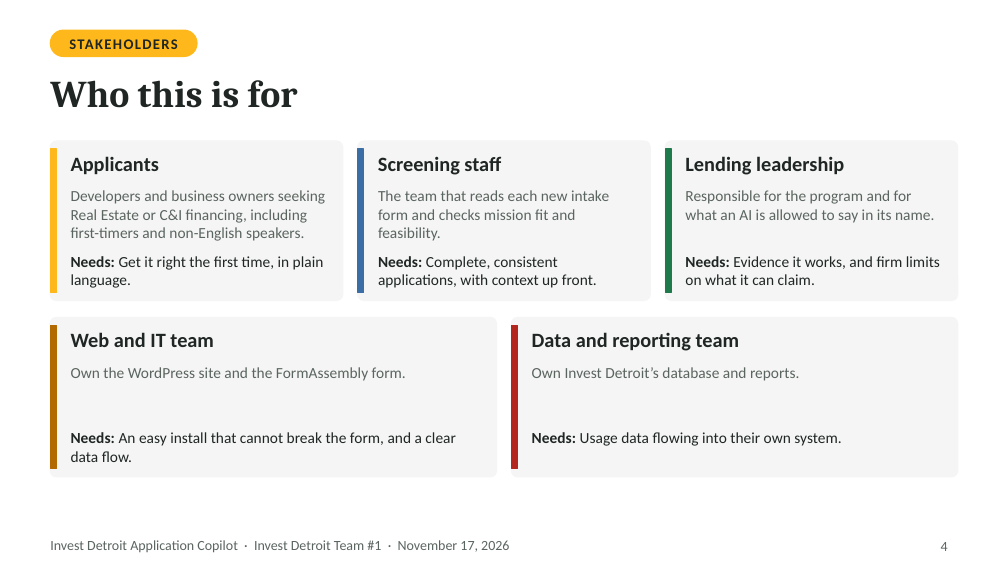
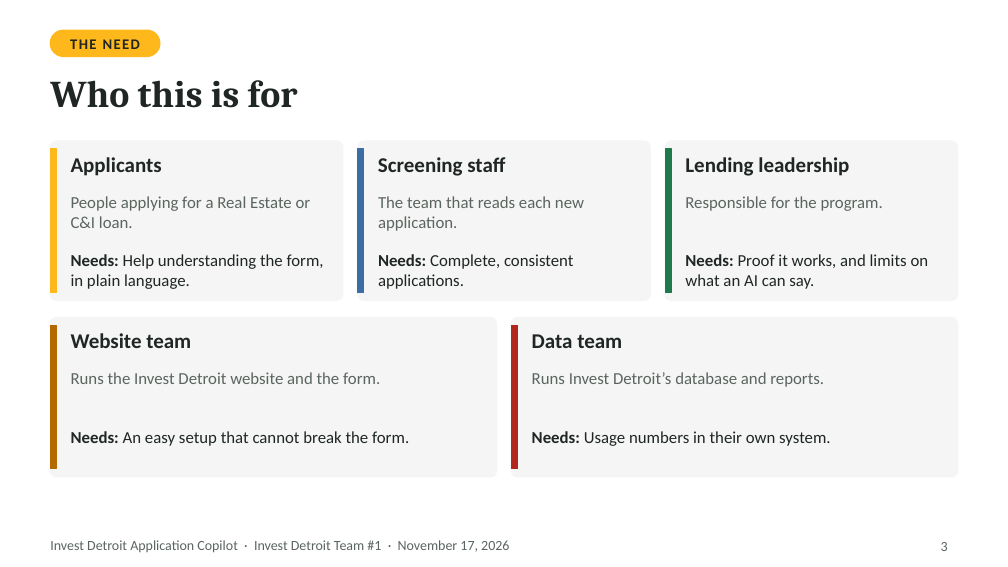
Before and after one commit to ojhnny/invest-detroit-application-copilot, a slide deck: slide 3 of docs/presentation/Invest-Detroit-Copilot-Final-Presentation.pptx (slide 4 before the commit). Drawn at 1008x567 pixels with LibreOffice and Linux fonts; fonts in the diff are those of the drawing. Boxes give left, top, right and bottom in pixels: in the first picture for what was removed or moved away, otherwise in the second. Text is boxed around its words. In the diff, an @@ line names an element or a change of style, - is before the commit and + after.

```diff
--- a/docs/presentation/Invest-Detroit-Copilot-Final-Presentation.pptx
+++ b/docs/presentation/Invest-Detroit-Copilot-Final-Presentation.pptx
@@ rounded rectangle: place and size @@
-rounded rectangle at (50,30,197,56)
+rounded rectangle at (50,30,160,56)
@@ text at (70,39,140,49): text changed @@
-STAKEHOLDERS
+THE NEED
@@ size 14.5 to 15 pt in 3 elements at (71,157,162,176), (378,157,505,176), (685,157,849,176) @@
@@ text at (71,196,311,228): text changed; size 11 to 12 pt @@
-Developers and business owners seeking Real Estate or C&I financing, including first-timers and non-English speakers.
+People applying for a Real Estate or C&I loan.
@@ text at (378,196,584,231): text changed; size 11 to 12 pt @@
-The team that reads each new intake form and checks mission fit and feasibility.
+The team that reads each new application.
@@ text at (685,196,883,211): text changed; size 11 to 12 pt @@
-Responsible for the program and for what an AI is allowed to say in its name.
+Responsible for the program.
@@ text at (71,254,324,289): text changed; size 11 to 12 pt @@
-Needs: Get it right the first time, in plain language.
+Needs: Help understanding the form, in plain language.
@@ text at (378,254,573,289): text changed; size 11 to 12 pt @@
-Needs: Complete, consistent applications, with context up front.
+Needs: Complete, consistent applications.
@@ text at (685,254,929,289): text changed; size 11 to 12 pt @@
-Needs: Evidence it works, and firm limits on what it can claim.
+Needs: Proof it works, and limits on what an AI can say.
@@ text at (71,333,191,348): text changed; size 14.5 to 15 pt @@
-Web and IT team
+Website team
@@ text at (532,334,622,348): text changed; size 14.5 to 15 pt @@
-Data and reporting team
+Data team
@@ text at (71,372,380,384): text changed; size 11 to 12 pt @@
-Own the WordPress site and the FormAssembly form.
+Runs the Invest Detroit website and the form.
@@ text at (532,372,824,387): text changed; size 11 to 12 pt @@
-Own Invest Detroit’s database and reports.
+Runs Invest Detroit’s database and reports.
@@ text at (71,431,409,446): text changed; size 11 to 12 pt @@
-Needs: An easy install that cannot break the form, and a clear data flow.
+Needs: An easy setup that cannot break the form.
@@ text at (532,431,831,446): text changed; size 11 to 12 pt @@
-Needs: Usage data flowing into their own system.
+Needs: Usage numbers in their own system.
@@ page number at (941,542,948,551): text changed @@
-4
+3
```
Also in this commit, not shown: 16 other slides changed, 3 slides added, 14 slides removed, 1 other file.
